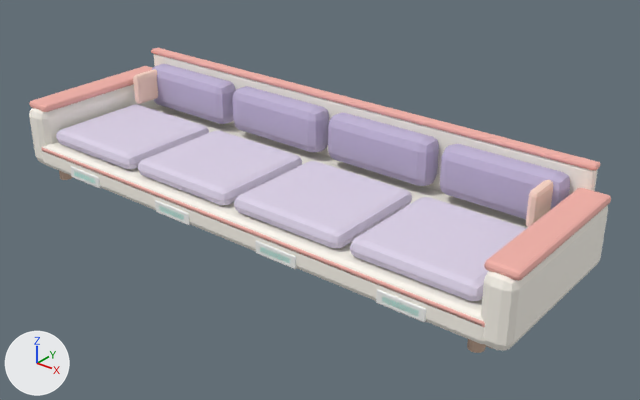
Before and after pictures for a commit that changed the glTF model apps/client/public/assets/original/models/waiting-benches.glb.
One viewpoint serves both versions: a camera (50 mm lens) standing at (4.45, -5.09, 3.47) and looking at (0.3, 0.1, 0.25). The axes (+X, +Y, +Z) are drawn at lower left. The lights are the same throughout. The picture after the commit comes second. Where no turn or scale is listed for an object, it has been applied to the vertices. Vertices at exactly the same position are counted once.

The older version as bpy lines, for what is in view:
```python
ob_sofaframe = bpy.data.objects.new('SofaFrame', me_sofaframe)
ob_sofaframe.location = (0.0, 0.0, 0.0)
ob_sofalavender = bpy.data.objects.new('SofaLavender', me_sofalavender)
ob_sofalavender.location = (0.0, 0.0, 0.0)
ob_sofalavenderdeep = bpy.data.objects.new('SofaLavenderDeep', me_sofalavenderdeep)
ob_sofalavenderdeep.location = (0.0, 0.0, 0.0)
ob_sofapillow = bpy.data.objects.new('SofaPillow', me_sofapillow)
ob_sofapillow.location = (0.0, 0.0, 0.0)
ob_sofapiping = bpy.data.objects.new('SofaPiping', me_sofapiping)
ob_sofapiping.location = (0.0, 0.0, 0.0)
ob_sofaplate = bpy.data.objects.new('SofaPlate', me_sofaplate)
ob_sofaplate.location = (0.0, 0.0, 0.0)
```
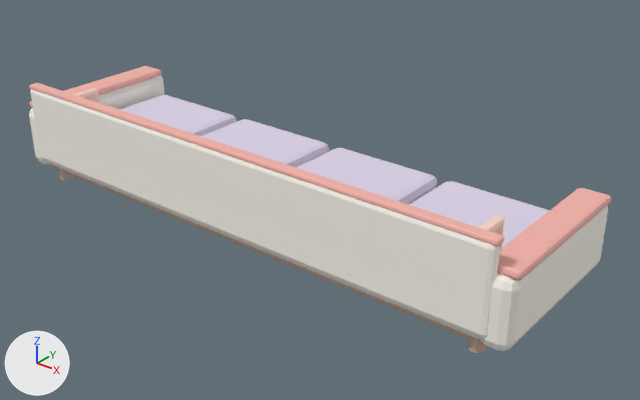
Pixel boxes [x1, y1, x2, y2] of what changed, in the pictures (640 x 400 px; the box of a moved part takes in the faces that stretch with it):
'SofaFrame', reshaped (7% shorter): before [29, 54, 608, 351]; after [29, 75, 608, 351]
'SofaLavender', moved: before [56, 104, 527, 301]; after [120, 95, 550, 248]
'SofaLavenderDeep', moved (not visible afterwards): before [152, 64, 570, 219]
'SofaPiping', reshaped (23% shorter): before [29, 48, 611, 327]; after [29, 66, 611, 281]
'SofaPillow', moved: before [133, 69, 553, 227]; after [74, 88, 504, 249]
part 1 of me_sofaframe, moved or reshaped (mostly hidden afterwards): before [42, 106, 528, 345]; after [50, 162, 480, 339]
part 2 of me_sofaframe, moved or reshaped (mostly hidden before): before [154, 54, 598, 195]; after [31, 89, 500, 338]
part 6 of me_sofapiping, moved or reshaped (not visible afterwards): before [42, 147, 485, 327]
part 7 of me_sofapiping, moved or reshaped: before [151, 48, 600, 171]; after [29, 83, 505, 247]
'SofaPlate', unchanged, covered by the edit: before [70, 166, 426, 322]
'SofaLeg', unchanged, uncovered by the edit: before [59, 171, 491, 353]; after [52, 165, 491, 353]

The change, as a diff of the scene's bpy script:
```diff
--- a/apps/client/public/assets/original/models/waiting-benches.glb.py
+++ b/apps/client/public/assets/original/models/waiting-benches.glb.py
@@ me_sofaframe @@
 # used by ob_sofaframe; location = (0.0, 0.0, 0.0)
-me_sofaframe.from_pydata(...)  # 224 vertices, 432 faces; spans x -2.49..2.49, y -0.76..0.78, z 0.12..0.9
+me_sofaframe.from_pydata(...)  # 224 vertices, 432 faces; spans x -2.49..2.49, y -0.78..0.76, z 0.12..0.9
+# me_sofaframe part 1: the loose piece of 56 vertices spanning x -2.35..2.35, y -0.76..0.72, z 0.13..0.35 is moved by (0.0, 0.04, 0.0)
+# me_sofaframe part 2: the loose piece of 56 vertices spanning x -2.35..2.35, y 0.68..0.78, z 0.2..0.9 is moved by (0.0, -1.46, 0.0)
 me_sofaframe.materials.append(mat_sofaframe)
@@ me_sofalavender @@
 # used by ob_sofalavender; location = (0.0, 0.0, 0.0)
-me_sofalavender.from_pydata(...)  # 224 vertices, 432 faces; spans x -2.22..2.22, y -0.69..0.31, z 0.35..0.5
+me_sofalavender.from_pydata(...)  # 224 vertices, 432 faces; spans x -2.22..2.22, y -0.31..0.69, z 0.35..0.5
+# me_sofalavender part 3: the whole mesh is moved by (0.0, 0.37, 0.0)
 me_sofalavender.materials.append(mat_sofalavender)
@@ me_sofalavenderdeep @@
 # used by ob_sofalavenderdeep; location = (0.0, 0.0, 0.0)
-me_sofalavenderdeep.from_pydata(...)  # 224 vertices, 432 faces; spans x -2.21..2.21, y 0.47..0.71, z 0.41..0.83
+me_sofalavenderdeep.from_pydata(...)  # 224 vertices, 432 faces; spans x -2.21..2.21, y -0.71..-0.47, z 0.41..0.83
+# me_sofalavenderdeep part 4: the whole mesh is moved by (0.0, -1.18, 0.0)
 me_sofalavenderdeep.materials.append(mat_sofalavenderdeep)
@@ me_sofapillow @@
 # used by ob_sofapillow; location = (0.0, 0.0, 0.0)
-me_sofapillow.from_pydata(...)  # 112 vertices, 216 faces; spans x -2.14..2.14, y 0.22..0.52, z 0.51..0.81
+me_sofapillow.from_pydata(...)  # 112 vertices, 216 faces; spans x -2.14..2.14, y -0.52..-0.22, z 0.51..0.81
+# me_sofapillow part 5: the whole mesh is moved by (0.0, -0.74, 0.0)
 me_sofapillow.materials.append(mat_sofapillow)
@@ me_sofapiping @@
 # used by ob_sofapiping; location = (0.0, 0.0, 0.0)
-me_sofapiping.from_pydata(...)  # 224 vertices, 432 faces; spans x -2.5..2.5, y -0.76..0.77, z 0.28..0.92
+me_sofapiping.from_pydata(...)  # 224 vertices, 432 faces; spans x -2.5..2.5, y -0.77..0.76, z 0.28..0.92
+# me_sofapiping part 6: the loose piece of 56 vertices spanning x -2.32..2.32, y -0.76..-0.72, z 0.28..0.33 is moved by (0.0, 1.48, 0.0)
+# me_sofapiping part 7: the loose piece of 56 vertices spanning x -2.36..2.36, y 0.67..0.77, z 0.88..0.92 is moved by (0.0, -1.44, 0.0)
 me_sofapiping.materials.append(mat_sofapiping)
```
